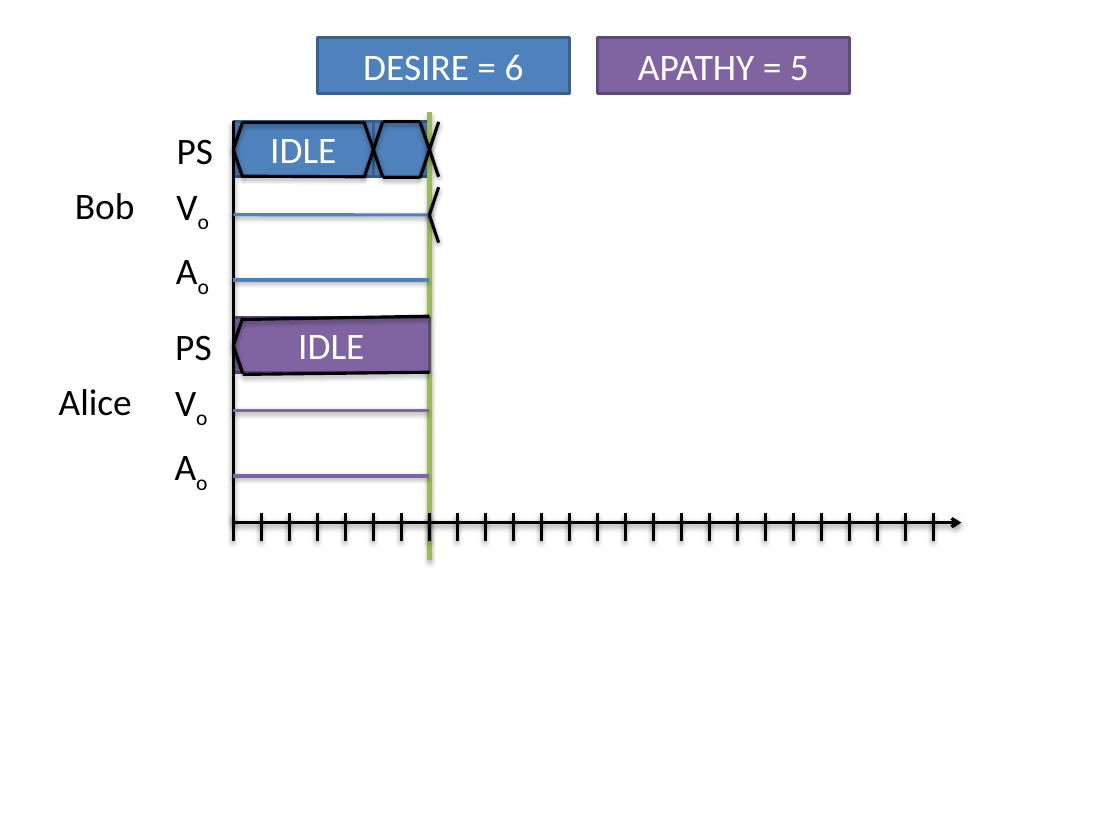
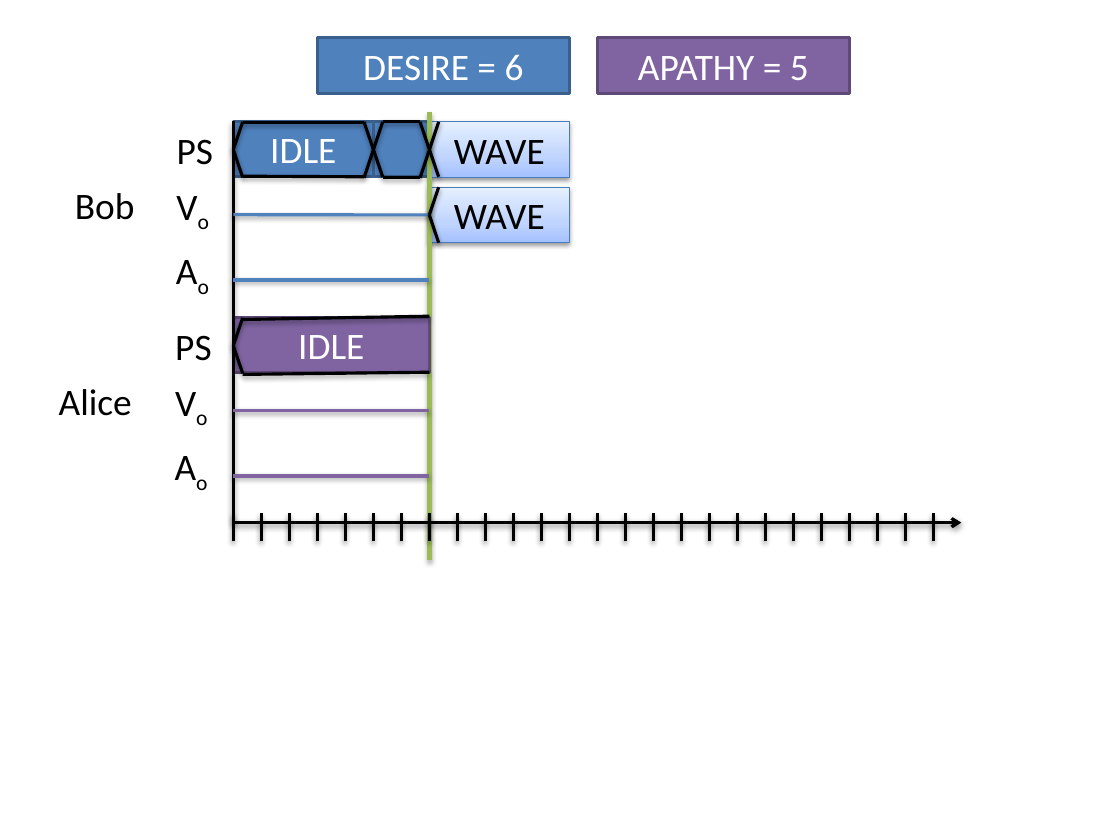
Before and after one commit to ericmercer/workload, a slide deck: slide 14 of publications_and_presentations/FVHMS-2014.pptx. Drawn at 1120x840 pixels with LibreOffice and Linux fonts; fonts in the diff are those of the drawing; background and template pictures are left out. Boxes give left, top, right and bottom in pixels: in the first picture for what was removed or moved away, otherwise in the second. Text is boxed around its words. In the diff, an @@ line names an element or a change of style, - is before the commit and + after.

```diff
--- a/publications_and_presentations/FVHMS-2014.pptx
+++ b/publications_and_presentations/FVHMS-2014.pptx
@@ rectangle added at box(429, 122, 569, 178), fill gradient #A4C4FF to #BFD4FF to #E6EEFF, outline #4B7EBC 0.75 pt, 24 pt, text #000000 @@
+WAVE
@@ rectangle added at box(429, 187, 569, 243), fill gradient #A4C4FF to #BFD4FF to #E6EEFF, outline #4B7EBC 0.75 pt, 24 pt, text #000000 @@
+WAVE
```
Also in this commit, not shown: 18 other slides changed, 6 slides added, 9 slides removed.
